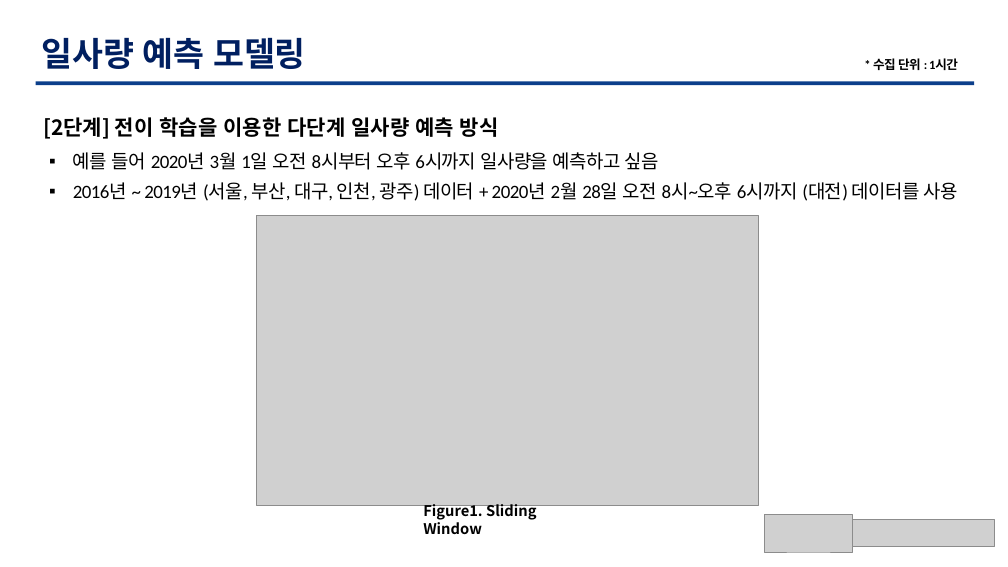
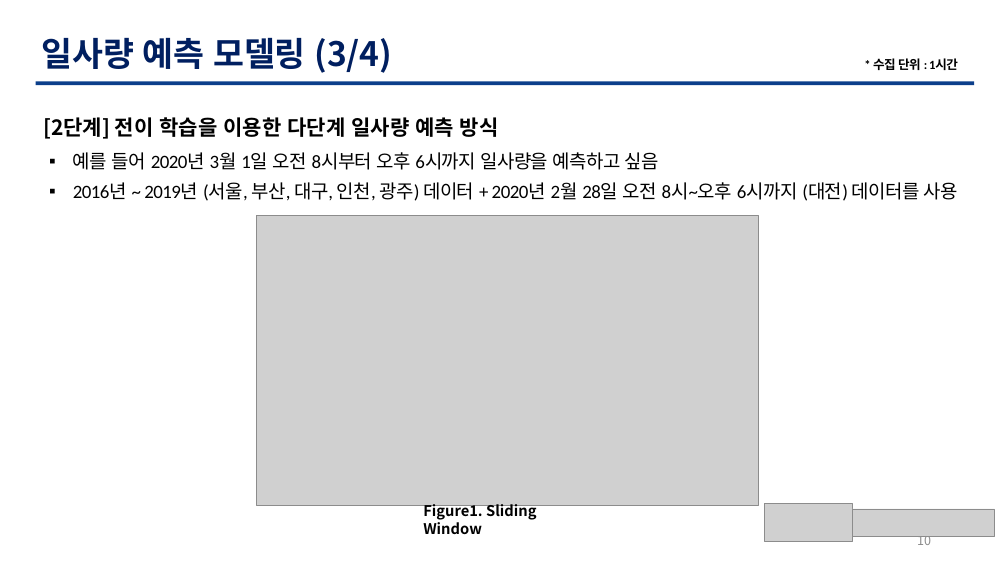
Before and after one commit to TaegyuHan/Solar_radiation_prediction_model, a slide deck: slide 10 of KICS_PT/[KICS] 모델 poster.pptx. Drawn at 1008x567 pixels with LibreOffice and Linux fonts; fonts in the diff are those of the drawing; grey boxes stand for pictures. Boxes give left, top, right and bottom in pixels: in the first picture for what was removed or moved away, otherwise in the second. Text is boxed around its words. In the diff, an @@ line names an element or a change of style, - is before the commit and + after.

```diff
--- a/KICS_PT/[KICS] 모델 poster.pptx
+++ b/KICS_PT/[KICS] 모델 poster.pptx
@@ text at (42, 38, 392, 73): text changed @@
-일사량 예측 모델링
+일사량 예측 모델링 (3/4)
@@ picture: place and size @@
-picture at (765, 514, 853, 552)
+picture at (765, 504, 853, 541)
@@ picture: place and size @@
-picture at (852, 520, 994, 547)
+picture at (852, 509, 994, 536)
@@ page number added at (917, 536, 931, 545), 12 pt, text #8C8C8C @@
+10
```
Also in this commit, not shown: 14 other slides changed.
